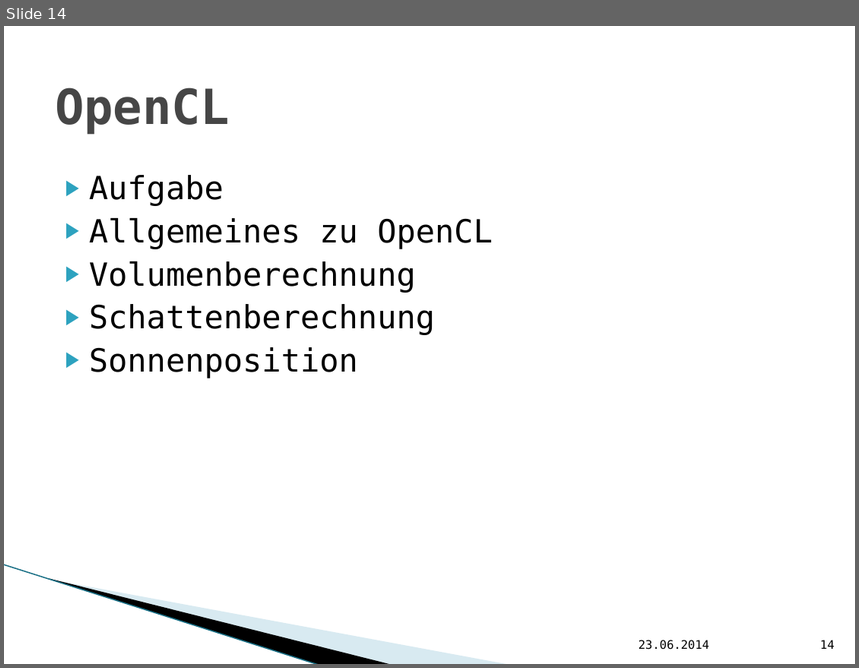
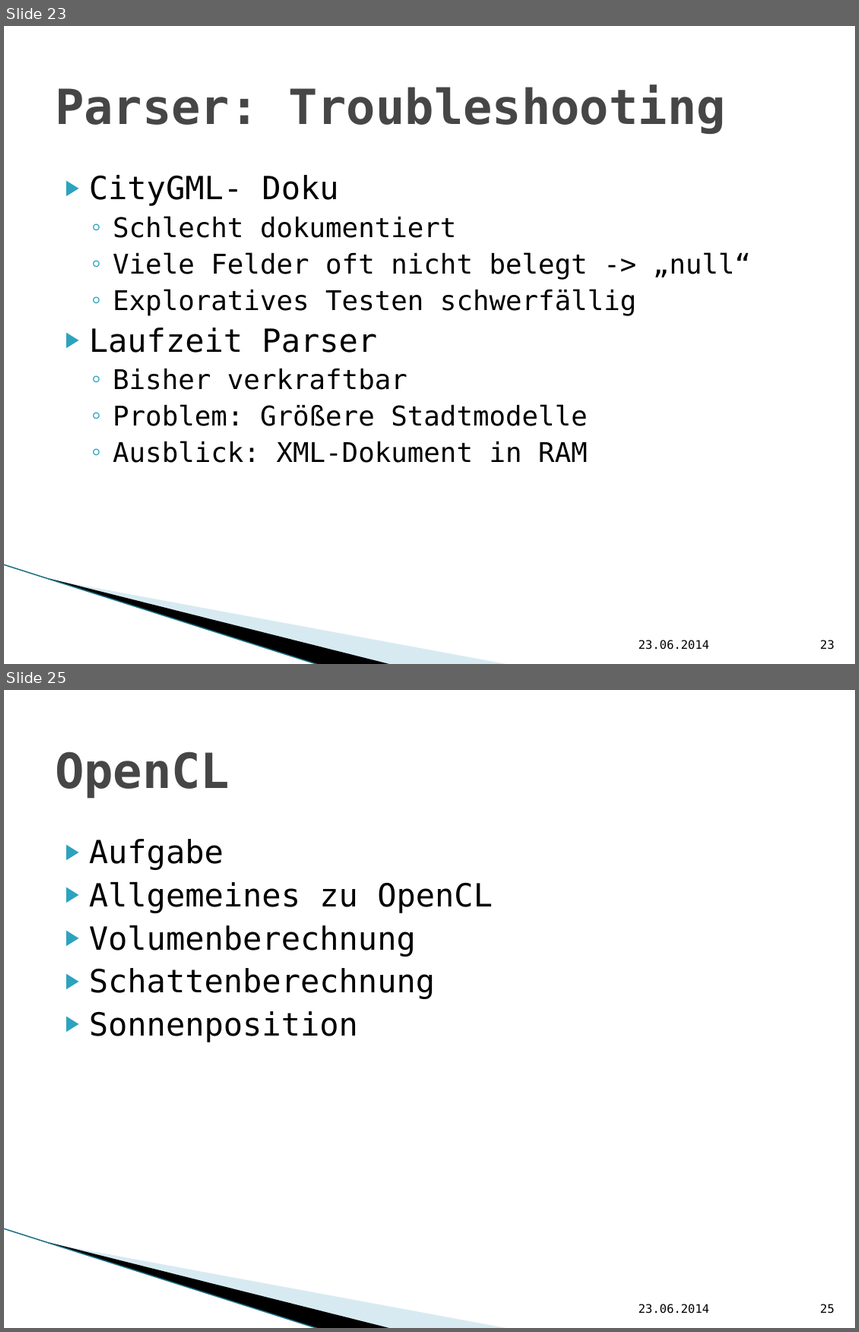
Before and after one commit to hft-swp/stuff, a slide deck: doku/vCity-Präsentation.pptx. Shown one above the other, each under a label of ours: slide 14 before the commit, slides 23 and 25 after it; the slides between them are not shown. The pictures are 859x668 and 859x1332 pixels, drawn with LibreOffice and Linux fonts; fonts in the diff are those of the drawing; background and template pictures are left out. Boxes give left, top, right and bottom in pixels: in the first picture for what was removed or moved away, otherwise in the second. Text is boxed around its words. In the diff, an @@ line names an element or a change of style, - is before the commit and + after.

```diff
--- a/doku/vCity-Präsentation.pptx
+++ b/doku/vCity-Präsentation.pptx
@@ slide 23 added at (4,26,855,664), background #FFFFFF; not listed: 3 template elements that a slide beside it also shows @@
@@ title added at (55,85,726,134), 41 pt, text #464646, bold @@
+Parser: Troubleshooting
@@ text added at (89,175,751,463), 23 pt, text #000000 @@
+▶ CityGML- Doku
+  ◦ Schlecht dokumentiert
+  ◦ Viele Felder oft nicht belegt -> „null“
+  ◦ Exploratives Testen schwerfällig
+▶ Laufzeit Parser
+  ◦ Bisher verkraftbar
+  ◦ Problem: Größere Stadtmodelle
+  ◦ Ausblick: XML-Dokument in RAM
@@ text added at (639,640,709,650), 10 pt, text #000000 @@
+23.06.2014
@@ page number added at (820,640,835,650), 10 pt, text #000000 @@
+23
@@ what was slide 14 is now slide 25 @@
@@ page number at (820,1304,835,1314): text changed @@
-14
+25
```
Also in this commit, not shown: 1 slide changed, 10 other slides added.
